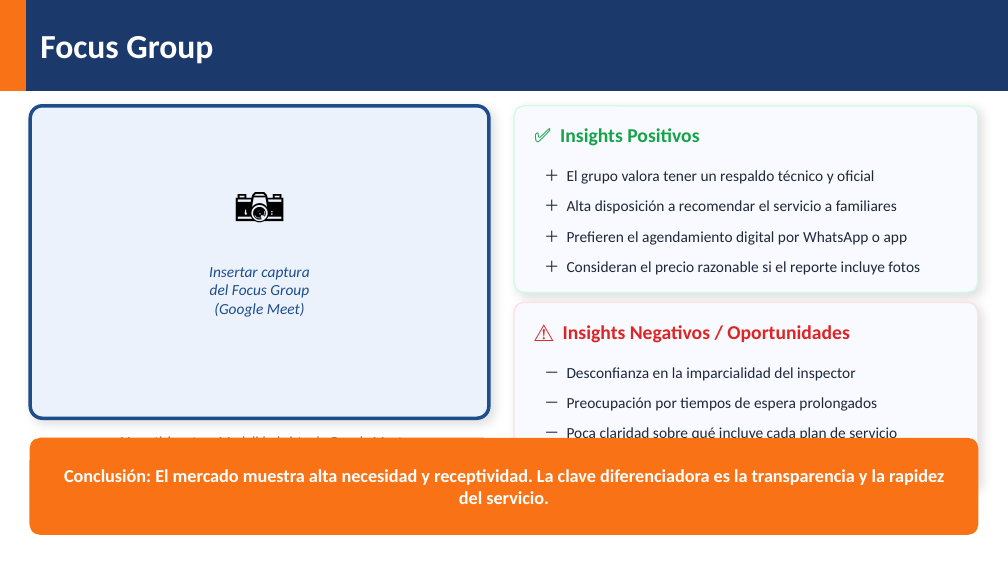
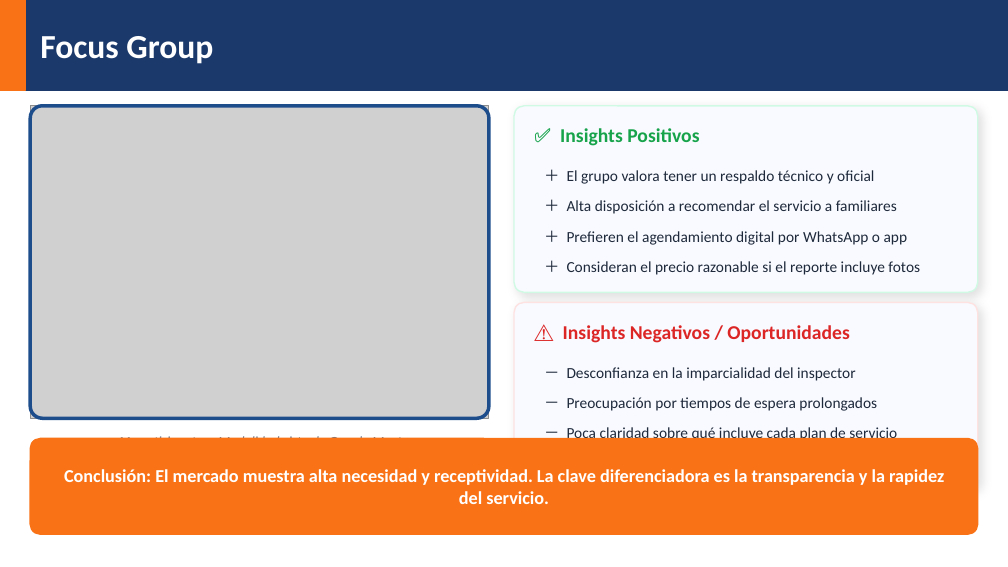
Before and after one commit to jhonnBoza/pptcheckauto, a slide deck: slide 21 of CheckAuto_Presentacion.pptx. Drawn at 1008x567 pixels with LibreOffice and Linux fonts; fonts in the diff are those of the drawing; grey boxes stand for pictures. Boxes give left, top, right and bottom in pixels: in the first picture for what was removed or moved away, otherwise in the second. Text is boxed around its words. In the diff, an @@ line names an element or a change of style, - is before the commit and + after.

Commit message:
Add real photos for interviews and focus group

```diff
--- a/CheckAuto_Presentacion.pptx
+++ b/CheckAuto_Presentacion.pptx
@@ rounded rectangle at [30,106,489,418]: fill #EBF2FC to none; shadow off @@
@@ picture added at [30,106,489,418] @@
@@ text removed at [30,161,489,242] @@
-📷
@@ text removed at [209,267,309,317] @@
-Insertar captura
-del Focus Group
-(Google Meet)
```
Also in this commit, not shown: 2 other slides changed.
